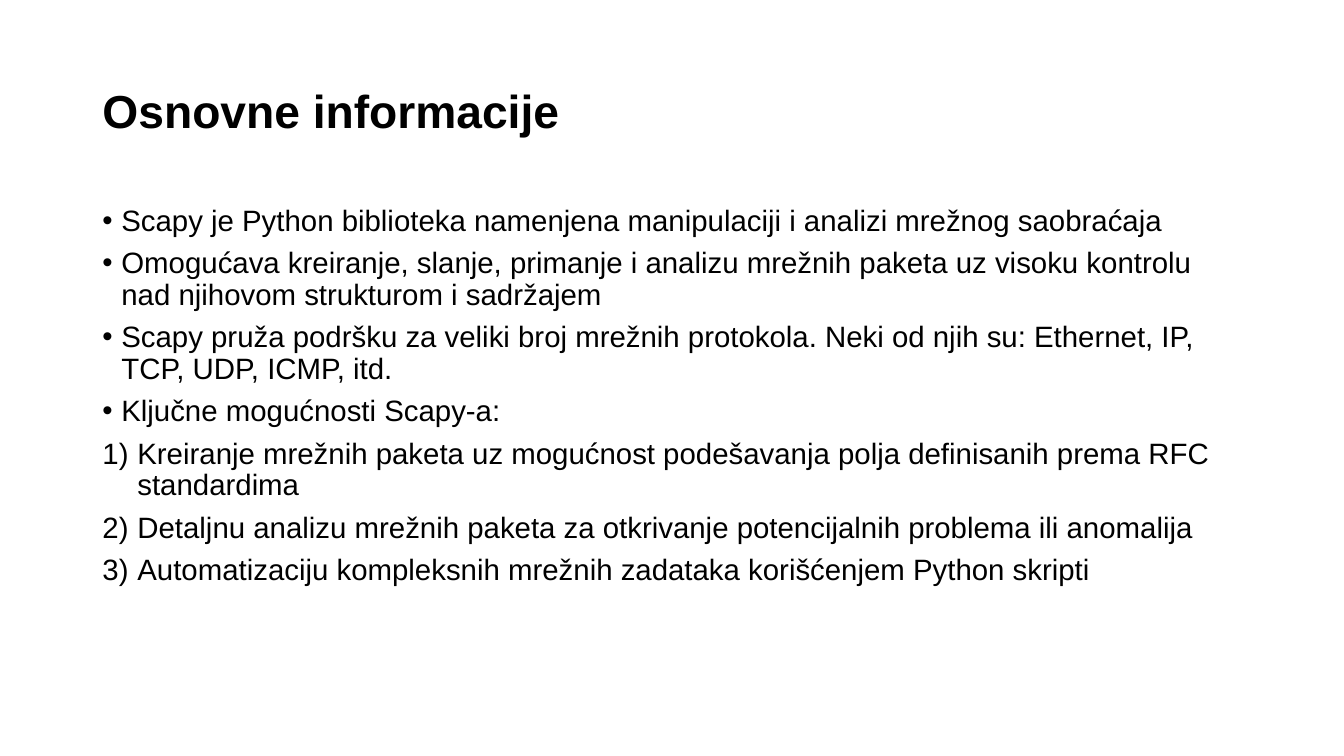
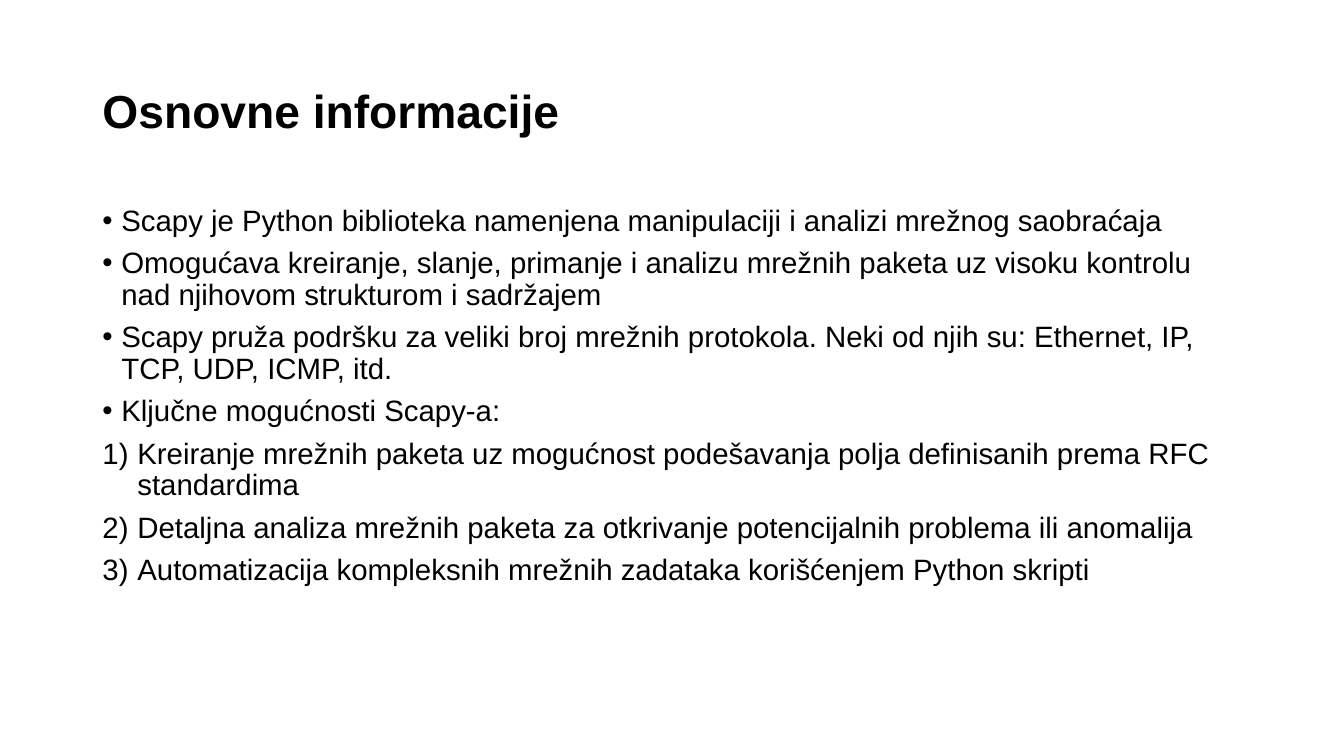
Before and after one commit to teo-kal/ASWE-Scapy-tutorial, a slide deck: slide 4 of presentation/ASWE-1929-TeodoraKalezic-Scapy.pptx. Drawn at 1344x756 pixels with LibreOffice and Linux fonts; fonts in the diff are those of the drawing. Boxes give left, top, right and bottom in pixels: in the first picture for what was removed or moved away, otherwise in the second. Text is boxed around its words. In the diff, an @@ line names an element or a change of style, - is before the commit and + after.

Commit message:
Fix examples and presentation

```diff
--- a/presentation/ASWE-1929-TeodoraKalezic-Scapy.pptx
+++ b/presentation/ASWE-1929-TeodoraKalezic-Scapy.pptx
@@ text at bbox=[137, 516, 1193, 586]: text changed @@
-2) Detaljnu analizu mrežnih paketa za otkrivanje potencijalnih problema ili anomalija
-3) Automatizaciju kompleksnih mrežnih zadataka korišćenjem Python skripti
+2) Detaljna analiza mrežnih paketa za otkrivanje potencijalnih problema ili anomalija
+3) Automatizacija kompleksnih mrežnih zadataka korišćenjem Python skripti
```
Also in this commit, not shown: 2 other files.
